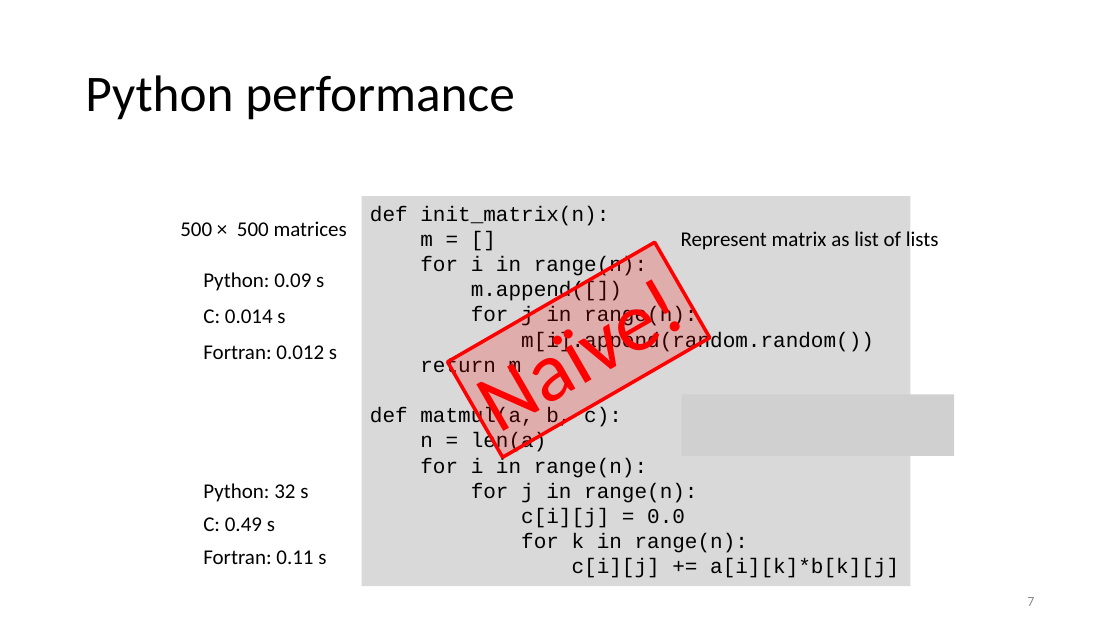
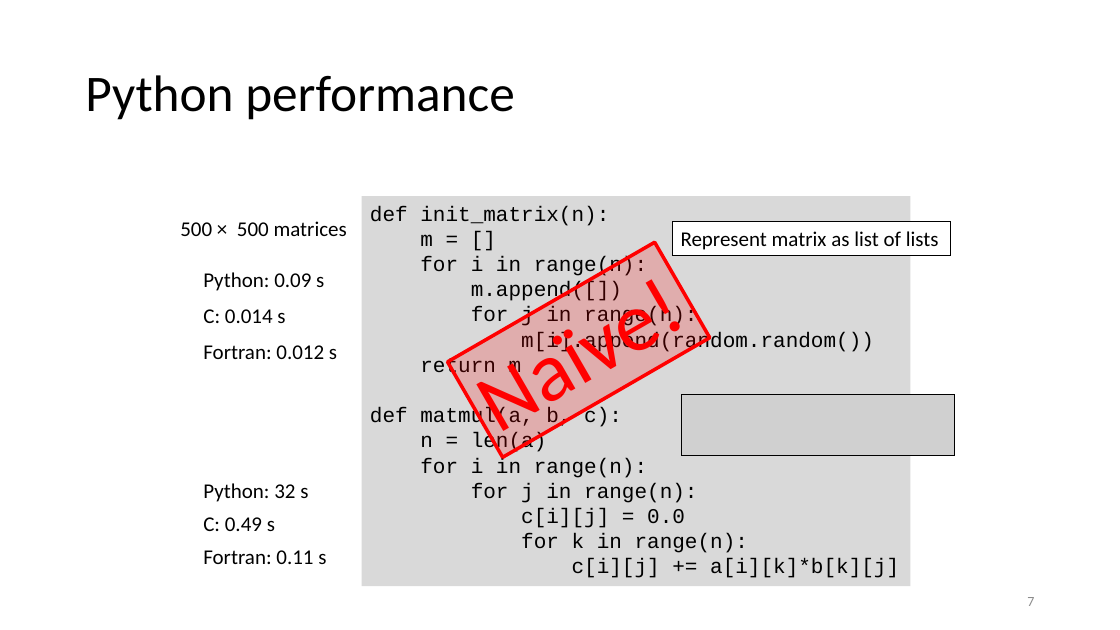
Before and after one commit to gjbex/Scientific-Python, a slide deck: slide 7 of scientific_python.pptx. Drawn at 1120x630 pixels with LibreOffice and Linux fonts; fonts in the diff are those of the drawing; grey boxes stand for pictures. Boxes give left, top, right and bottom in pixels: in the first picture for what was removed or moved away, otherwise in the second. Text is boxed around its words. In the diff, an @@ line names an element or a change of style, - is before the commit and + after.

Commit message:
Improve formatting of numpy motivation slide

```diff
--- a/scientific_python.pptx
+++ b/scientific_python.pptx
@@ rectangle "Represent matrix as list of ...": place and size @@
-rectangle "Represent matrix as list of ..." at <box>681,231,939,250</box>
+rectangle "Represent matrix as list of ..." at <box>672,222,950,255</box>
@@ rectangle "Represent matrix as list of ..." at <box>672,222,950,255</box>: fill none to #FFFFFF; outline none to #000000 0.75 pt @@
```
